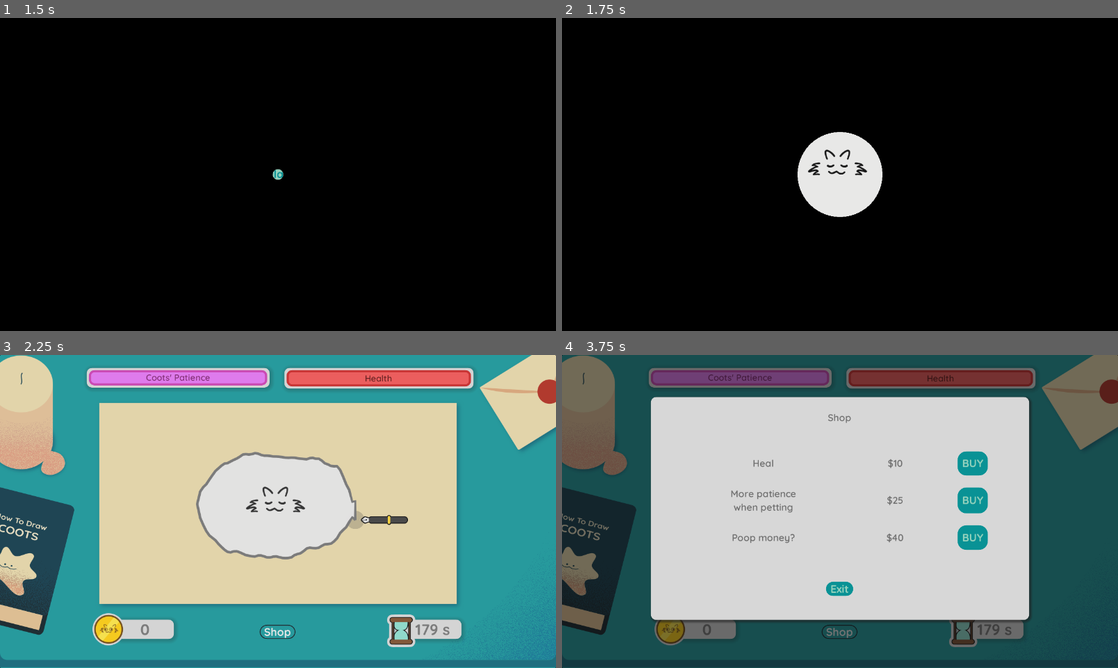
Above: before the commit, frames 1-4 (two rows, left to right).
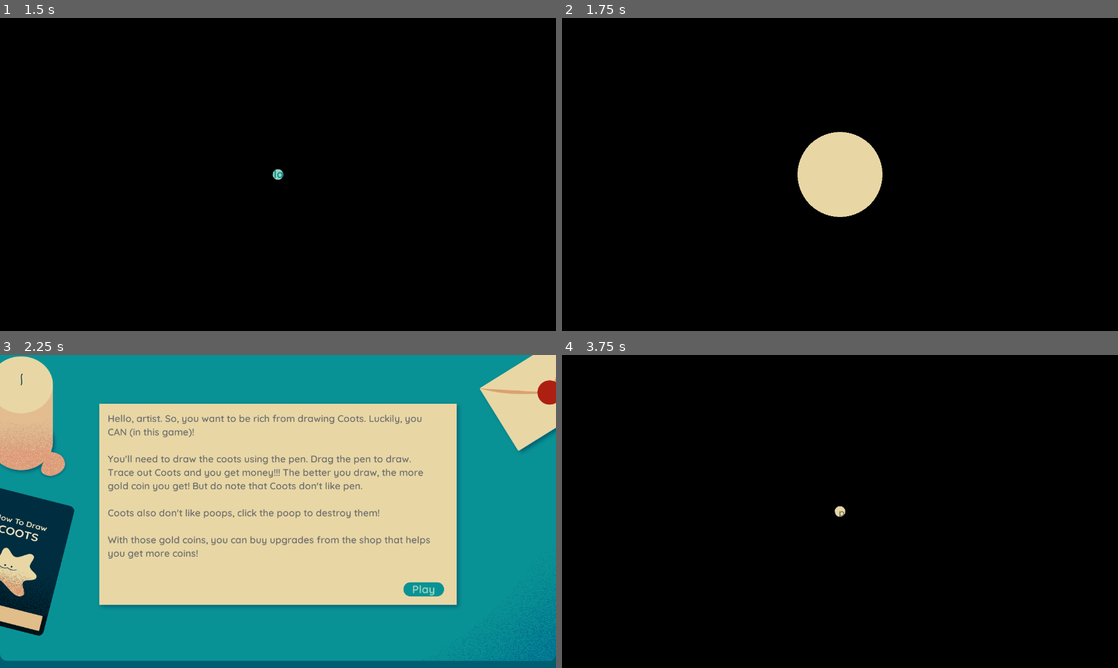
Above: after the commit, the same moments.

Repository: RechieKho/draw-the-coots
Game: Godot game, scene res://scenes/main-menu/main-menu.tscn
The game is run twice, just before and just after one commit, with the same random seed, the same clock (stepped at 60 frames per second) and the same inputs.
Inputs (mouse positions are in pixels of both pictures, inside the frame that each line leads up to):
- Up to frame 1 (1.5 s): click "Play" at 0.5 s; click "Play" at 1.25 s
- Up to frame 2 (1.75 s): no input
- Up to frame 3 (2.25 s): click (278, 630) at 2 s, where only the run before the commit has a clickable "Shop"
- Up to frame 4 (3.75 s): click (984, 589) at 2.75 s, where only the run after the commit has a clickable "Play"; click (984, 589) at 3.5 s, where only the run after the commit has a clickable "Play"

Frame 1 is identical in both runs. In frame 2, 3.3% of the frame differs, in the area x 42-58%, y 36-64%; in frame 3, 63%; in frame 4, 100%, in the area x 0-100%, y 0-100%.

Commit message:
Add tutorial.

Diff:
--- a/scenes/main-menu/main-menu.gd
+++ b/scenes/main-menu/main-menu.gd
@@ -8,4 +8,4 @@
 
 func _on_Button_button_up():
 	$ButtonSound.play()
-	GFX.change_scene("res://scenes/drawing-stage/drawing-stage.tscn")
+	GFX.change_scene("res://scenes/tutorial/tutorial.tscn")
--- /dev/null
+++ b/scenes/tutorial/tutorial.gd
@@ -0,0 +1,21 @@
+extends TextureRect
+
+onready var tweener = create_tween().set_trans(Tween.TRANS_LINEAR).set_parallel(false)
+
+func _ready():
+	$Text.percent_visible = 0
+	$Button.modulate = Color.transparent
+
+	tweener.tween_property($Text, "percent_visible", 1.0, 15)
+	tweener.tween_property($Button, "modulate", Color.white, 0.25)
+
+func _gui_input(event):
+	if event is InputEventMouseButton:
+		if event.pressed:
+			tweener.stop()
+			$Text.percent_visible = 1.0
+			$Button.modulate = Color.white
+
+func _on_Button_button_up():
+	$ButtonSound.play()
+	GFX.change_scene("res://scenes/drawing-stage/drawing-stage.tscn")
--- /dev/null
+++ b/scenes/tutorial/tutorial.tscn
@@ -0,0 +1,47 @@
+[gd_scene load_steps=5 format=2]
+
+[ext_resource path="res://scenes/tutorial/tutorial.gd" type="Script" id=1]
+[ext_resource path="res://resources/theme/default-theme.tres" type="Theme" id=2]
+[ext_resource path="res://assets/graphics/drawing-stage-background/drawing-stage-background.png" type="Texture" id=3]
+[ext_resource path="res://assets/audio/select_006.ogg" type="AudioStream" id=4]
+
+[node name="Tutorial" type="TextureRect"]
+anchor_right = 1.0
+anchor_bottom = 1.0
+theme = ExtResource( 2 )
+texture = ExtResource( 3 )
+script = ExtResource( 1 )
+
+[node name="ButtonSound" type="AudioStreamPlayer" parent="."]
+stream = ExtResource( 4 )
+bus = "FX"
+
+[node name="Button" type="Button" parent="."]
+anchor_left = 0.734
+anchor_top = 0.726
+anchor_right = 0.791
+anchor_bottom = 0.771
+margin_left = -0.52002
+margin_top = 0.279968
+margin_right = -0.47998
+margin_bottom = -0.119995
+text = "Play"
+
+[node name="Text" type="Label" parent="."]
+margin_left = 248.0
+margin_top = 132.0
+margin_right = 1012.0
+margin_bottom = 502.0
+text = "Hello, artist. So, you want to be rich from drawing Coots. Luckily, you
+CAN (in this game)!
+
+You'll need to draw the coots using the pen. Drag the pen to draw.
+Trace out Coots and you get money!!! The better you draw, the more
+gold coin you get! But do note that Coots don't like pen.
+
+Coots also don't like poops, click the poop to destroy them!
+
+With those gold coins, you can buy upgrades from the shop that helps
+you get more coins!"
+
+[connection signal="button_up" from="Button" to="." method="_on_Button_button_up"]
